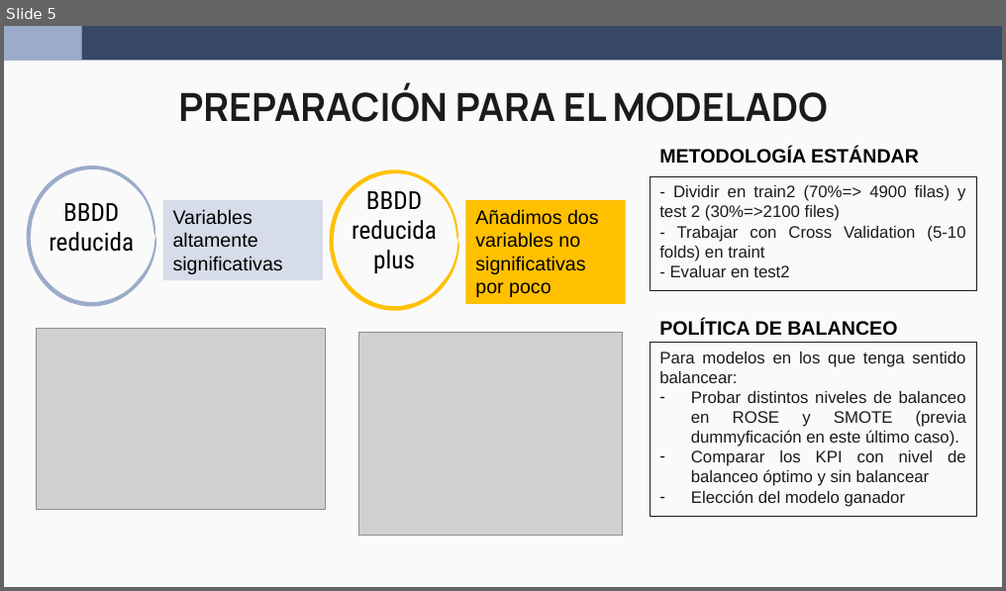
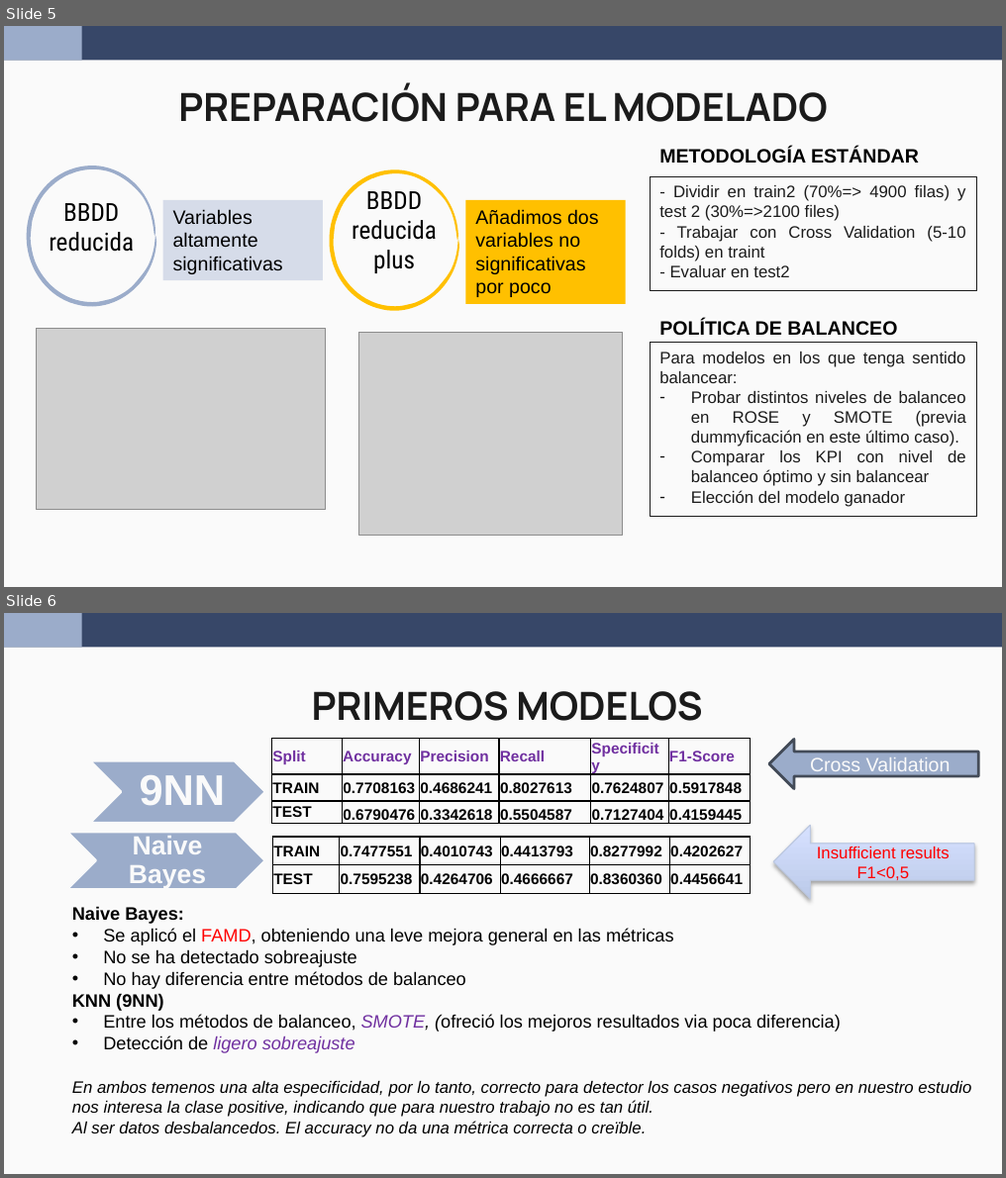
Before and after one commit to wen2111/Mineria, a slide deck: Entrega_2/00.REPORTE/Reporte_Grupo5_def.pptx. Shown one above the other, each under a label of ours: slide 5 before the commit, slides 5 and 6 after it. The pictures are 1006x591 and 1006x1178 pixels, drawn with LibreOffice and Linux fonts; fonts in the diff are those of the drawing; grey boxes stand for pictures. Boxes give left, top, right and bottom in pixels: in the first picture for what was removed or moved away, otherwise in the second. Text is boxed around its words. In the diff, an @@ line names an element or a change of style, - is before the commit and + after.

```diff
--- a/Entrega_2/00.REPORTE/Reporte_Grupo5_def.pptx
+++ b/Entrega_2/00.REPORTE/Reporte_Grupo5_def.pptx
@@ slide 6 added at (4, 613, 1002, 1174), background #FAFAFA; not listed: 2 template elements that a slide beside it also shows @@
@@ title added at (312, 691, 702, 721), 28 pt, text #1B1B1B, bold @@
+PRIMEROS MODELOS
@@ chevron added at (90, 761, 266, 824), fill #9BACCA, outline #FAFAFA 2 pt @@
@@ table added at (272, 739, 751, 824), 3 rows, 6 columns @@
+Split | Accuracy | Precision | Recall | Specificity | F1-Score
+TRAIN | 0.7708163 | 0.4686241 | 0.8027613 | 0.7624807 | 0.5917848
+TEST | 0.6790476 | 0.3342618 | 0.5504587 | 0.7127404 | 0.4159445
@@ left arrow added at (769, 739, 979, 788), fill #9BACCA, outline #444B59 2 pt, 14 pt, text #FAFAFA @@
+Cross Validation
@@ text added at (140, 775, 226, 805), 31 pt, text #FAFAFA, bold @@
+9NN
@@ chevron added at (67, 832, 265, 889), fill #9BACCA, outline #FAFAFA 2 pt @@
@@ text added at (129, 836, 206, 888), 19 pt, text #FAFAFA, bold @@
+Naive Bayes
@@ table added at (272, 837, 751, 893), 2 rows, 6 columns @@
+TRAIN | 0.7477551 | 0.4010743 | 0.4413793 | 0.8277992 | 0.4202627
+TEST | 0.7595238 | 0.4264706 | 0.4666667 | 0.8360360 | 0.4456641
@@ left arrow added at (773, 826, 974, 899), fill gradient #BDCBEA to #D7E3FF, outline #BDC8E1 0.75 pt, 12 pt, text #FF0000 @@
+Insufficient results F1<0,5
@@ text added at (72, 906, 971, 1138), 13 pt, text #000000, italic @@
+Naive Bayes:
+• Se aplicó el FAMD, obteniendo una leve mejora general en las métricas
+• No se ha detectado sobreajuste
+• No hay diferencia entre métodos de balanceo
+KNN (9NN)
+• Entre los métodos de balanceo, SMOTE, (ofreció los mejoros resultados via poca diferencia)
+• Detección de ligero sobreajuste
+En ambos temenos una alta especificidad, por lo tanto, correcto para detector los casos negativos pero en nuestro estudio nos interesa la clase positive, indicando que para nuestro trabajo no es tan útil.
+Al ser datos desbalancedos. El accuracy no da una métrica correcta o creïble.
```
Also in this commit, not shown: 1 slide changed.
